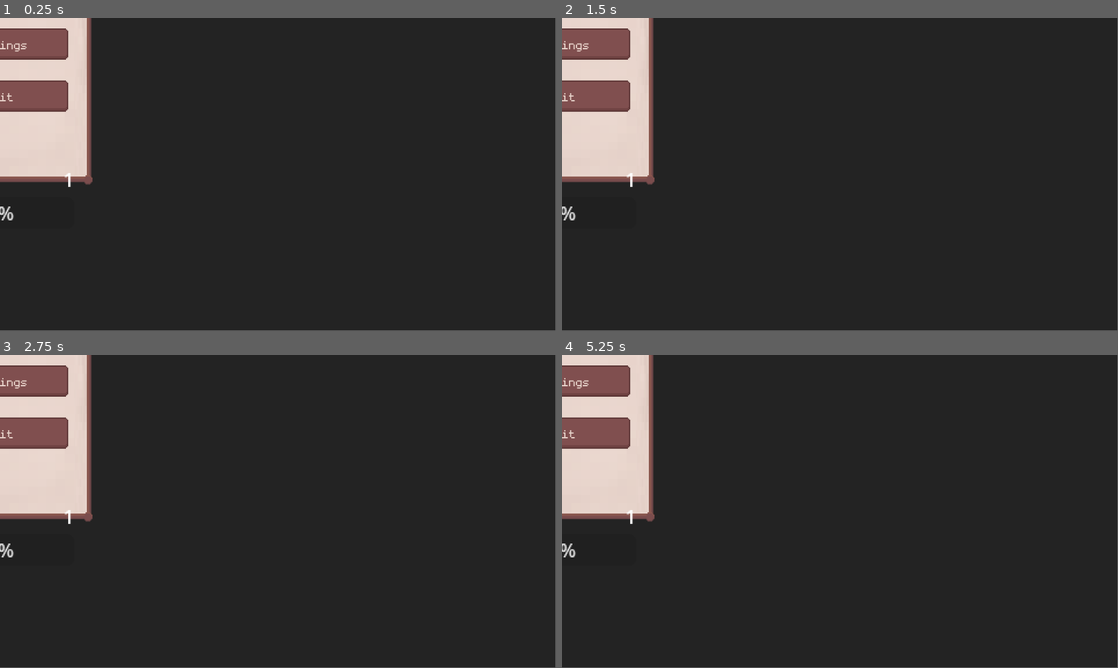
Above: before the commit, frames 1-4 (two rows, left to right).
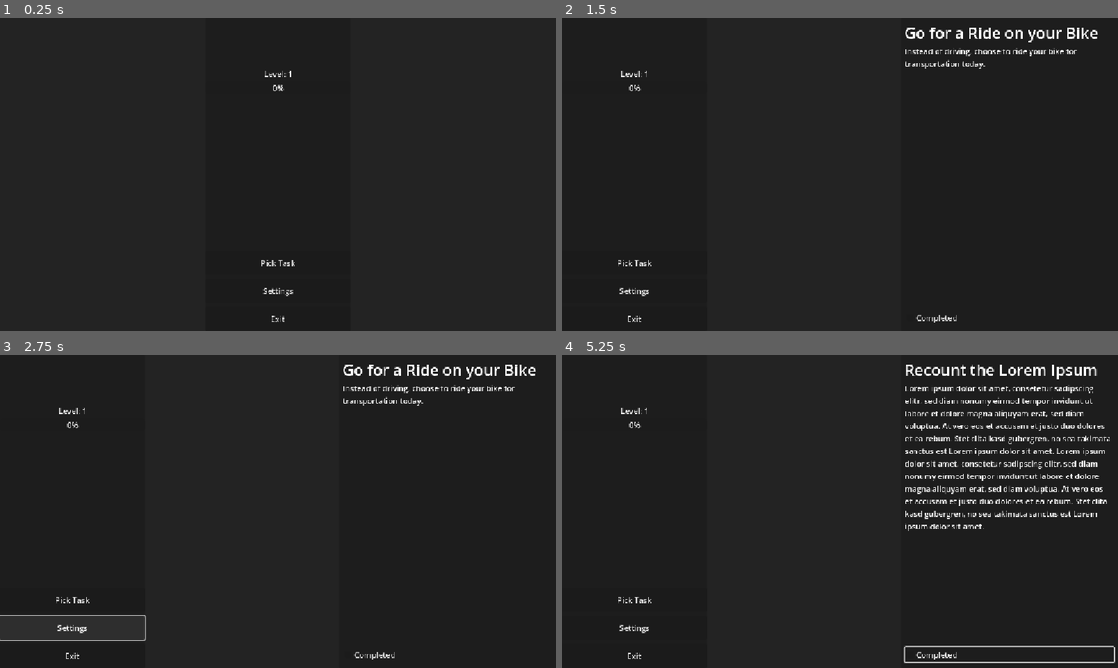
Above: after the commit, the same moments.

Repository: ThisOneLittleLight/greensteps
Game: Godot game, scene res://Scenes/main.tscn
Same seed, same stepped clock (60 frames per second), same inputs: the game is played once before the commit and once after it.
Inputs (mouse positions are in pixels of both pictures, inside the frame that each line leads up to):
- Up to frame 1 (0.25 s): no input
- Up to frame 2 (1.5 s): click (840, 262) at 0.5 s, where only the run after the commit has a clickable "Pick Task"; click (673, 174) at 1.27 s
- Up to frame 3 (2.75 s): click (72, 627) at 2 s, where only the run after the commit has a clickable "Settings"
- Up to frame 4 (5.25 s): click (1006, 655) at 2.75 s, where only the run after the commit has a clickable "Completed"; click (634, 599) at 3.5 s, where only the run after the commit has a clickable "Pick Task"; click (673, 511) at 4.27 s; click (1006, 655) at 5 s, where only the run after the commit has a clickable "Completed"
In our replay, the window is 799x449 before the commit and 800x450 after it. These sizes can differ from the game's own. Grey fills any space a smaller window leaves; there, only what the larger window draws over its background counts as a difference.

The runs differ from the first frame. In frame 1, 8.9% of the frame differs, in the area x 0-53%, y 0-98%; in frame 2, 9.8%; in frame 3, 10%; in frame 4, 13%, in the area x 0-100%, y 0-99%.

Commit message:
Refactor UI to use TaskButton and update layouts
Replaces task selection buttons with new TaskButton component in the task picker menu and updates related scene layouts for consistency. Adds TaskButton.gd script and scene, refactors TaskPickerMenu.gd to use TaskButton signals, and updates ActiveTaskView and ControlView for improved structure. Removes unused resources and adjusts project display settings for better scaling.

Diff:
--- a/Scenes/Components/active_task_view.tscn
+++ b/Scenes/Components/active_task_view.tscn
@@ -1,12 +1,12 @@
-[gd_scene load_steps=5 format=3 uid="uid://cgdi475j7v23c"]
+[gd_scene load_steps=3 format=3 uid="uid://cgdi475j7v23c"]
 
 [ext_resource type="Script" uid="uid://b372pqgpurki1" path="res://Scripts/Runtime/Views/ActiveTaskView.gd" id="1_yqr6c"]
-[ext_resource type="Texture2D" uid="uid://ct4jsb7gx6ag8" path="res://Sprites/PanelNineSlice.png" id="2_nw6tf"]
-[ext_resource type="LabelSettings" uid="uid://ducj34ep8g8jx" path="res://UiRes/HeadlineLabel.tres" id="3_1in1j"]
-[ext_resource type="LabelSettings" uid="uid://canad02lvntqp" path="res://UiRes/TextLabel.tres" id="4_auo46"]
+
+[sub_resource type="LabelSettings" id="LabelSettings_yqr6c"]
+font_size = 32
 
 [node name="ActiveTaskView" type="Control" node_paths=PackedStringArray("task_name_label", "task_desc_label", "task_complete_check")]
-custom_minimum_size = Vector2(256, 256)
+custom_minimum_size = Vector2(450, 400)
 layout_mode = 3
 anchors_preset = 15
 anchor_right = 1.0
@@ -14,59 +14,44 @@
 grow_horizontal = 2
 grow_vertical = 2
 script = ExtResource("1_yqr6c")
-task_name_label = NodePath("NinePatchRect/VBoxContainer/TaskNameLabel")
-task_desc_label = NodePath("NinePatchRect/VBoxContainer/TaskDescriptionLabel")
-task_complete_check = NodePath("NinePatchRect/VBoxContainer/CheckBox")
+task_name_label = NodePath("Panel/VBoxContainer/TaskName")
+task_desc_label = NodePath("Panel/VBoxContainer/TaskDesc")
+task_complete_check = NodePath("Panel/VBoxContainer/CheckBox")
 
-[node name="NinePatchRect" type="NinePatchRect" parent="."]
+[node name="Panel" type="Panel" parent="."]
 layout_mode = 1
 anchors_preset = 15
 anchor_right = 1.0
 anchor_bottom = 1.0
 grow_horizontal = 2
 grow_vertical = 2
-texture = ExtResource("2_nw6tf")
-patch_margin_left = 16
-patch_margin_top = 16
-patch_margin_right = 16
-patch_margin_bottom = 16
 
-[node name="VBoxContainer" type="VBoxContainer" parent="NinePatchRect"]
+[node name="VBoxContainer" type="VBoxContainer" parent="Panel"]
+custom_minimum_size = Vector2(300, 300)
 layout_mode = 1
 anchors_preset = 15
 anchor_right = 1.0
 anchor_bottom = 1.0
-offset_left = 20.0
-offset_top = 20.0
-offset_right = -20.0
-offset_bottom = -20.0
+offset_left = 8.0
+offset_top = 8.0
+offset_right = -8.0
+offset_bottom = -12.0
 grow_horizontal = 2
 grow_vertical = 2
-theme_override_constants/separation = 8
-alignment = 1
 
-[node name="TitleLabel" type="Label" parent="NinePatchRect/VBoxContainer"]
+[node name="TaskName" type="Label" parent="Panel/VBoxContainer"]
+custom_minimum_size = Vector2(300, 0)
 layout_mode = 2
-theme_override_font_sizes/font_size = 40
-text = "Active Task"
-label_settings = ExtResource("3_1in1j")
-horizontal_alignment = 1
+text = "Task Name"
+label_settings = SubResource("LabelSettings_yqr6c")
 
-[node name="TaskNameLabel" type="Label" parent="NinePatchRect/VBoxContainer"]
+[node name="TaskDesc" type="Label" parent="Panel/VBoxContainer"]
+custom_minimum_size = Vector2(300, 0)
 layout_mode = 2
-theme_override_font_sizes/font_size = 32
-text = "TaskName"
-label_settings = ExtResource("4_auo46")
-
-[node name="TaskDescriptionLabel" type="Label" parent="NinePatchRect/VBoxContainer"]
-custom_minimum_size = Vector2(256, 256)
-layout_mode = 2
-size_flags_vertical = 1
-theme_override_font_sizes/font_size = 16
 text = "Lorem ipsum dolor sit amet, consetetur sadipscing elitr, sed diam nonumy eirmod tempor invidunt ut labore et do …(481 unchanged characters)…
-label_settings = ExtResource("4_auo46")
 autowrap_mode = 2
 
-[node name="CheckBox" type="CheckBox" parent="NinePatchRect/VBoxContainer"]
+[node name="CheckBox" type="CheckBox" parent="Panel/VBoxContainer"]
 layout_mode = 2
+size_flags_vertical = 10
 text = "Completed"
--- a/Scenes/Components/control_view.tscn
+++ b/Scenes/Components/control_view.tscn
@@ -1,66 +1,83 @@
-[gd_scene load_steps=4 format=3 uid="uid://cvw0scffae3a4"]
+[gd_scene load_steps=3 format=3 uid="uid://dxgbcbic6rsub"]
 
-[ext_resource type="Texture2D" uid="uid://ct4jsb7gx6ag8" path="res://Sprites/PanelNineSlice.png" id="1_ecjsf"]
 [ext_resource type="Script" uid="uid://c3s4ec1epigoa" path="res://Scripts/Runtime/Views/ControlView.gd" id="1_trk4u"]
-[ext_resource type="Theme" uid="uid://bvpcsvt5d56ug" path="res://UiRes/pressable_button.tres" id="3_8aqji"]
+[ext_resource type="Script" uid="uid://c5u0eokic1b2b" path="res://Scripts/Runtime/Views/LevelProgressView.gd" id="2_gpi8j"]
 
-[node name="ControlView" type="Control" node_paths=PackedStringArray("add_task_button", "settings_button", "quit_button")]
-custom_minimum_size = Vector2(160, 256)
+[node name="control_view" type="Control" node_paths=PackedStringArray("add_task_button", "settings_button", "quit_button")]
+custom_minimum_size = Vector2(300, 300)
 layout_mode = 3
-anchors_preset = 15
-anchor_right = 1.0
+anchor_right = 0.26000002
 anchor_bottom = 1.0
-offset_right = -1760.0
-offset_bottom = -824.0
-grow_horizontal = 2
+offset_right = -299.52002
 grow_vertical = 2
 script = ExtResource("1_trk4u")
-add_task_button = NodePath("NinePatchRect/VBoxContainer/Button")
-settings_button = NodePath("NinePatchRect/VBoxContainer/Button2")
-quit_button = NodePath("NinePatchRect/VBoxContainer/Button3")
+add_task_button = NodePath("Panel/VBoxContainer2/VBoxContainer/Button")
+settings_button = NodePath("Panel/VBoxContainer2/VBoxContainer/Button2")
+quit_button = NodePath("Panel/VBoxContainer2/VBoxContainer/Button3")
 
-[node name="NinePatchRect" type="NinePatchRect" parent="."]
+[node name="Panel" type="Panel" parent="."]
 layout_mode = 1
 anchors_preset = 15
 anchor_right = 1.0
 anchor_bottom = 1.0
 grow_horizontal = 2
 grow_vertical = 2
-texture = ExtResource("1_ecjsf")
-patch_margin_left = 16
-patch_margin_top = 16
-patch_margin_right = 16
-patch_margin_bottom = 16
 
-[node name="VBoxContainer" type="VBoxContainer" parent="NinePatchRect"]
+[node name="VBoxContainer2" type="VBoxContainer" parent="Panel"]
 layout_mode = 1
 anchors_preset = 15
 anchor_right = 1.0
 anchor_bottom = 1.0
-offset_left = 20.0
-offset_top = 20.0
-offset_right = -20.0
-offset_bottom = -20.0
 grow_horizontal = 2
 grow_vertical = 2
-theme_override_constants/separation = 16
-alignment = 1
 
-[node name="Button" type="Button" parent="NinePatchRect/VBoxContainer"]
-custom_minimum_size = Vector2(16, 16)
+[node name="Control2" type="Control" parent="Panel/VBoxContainer2"]
+custom_minimum_size = Vector2(0, 100)
+layout_mode = 2
+
+[node name="Control" type="Control" parent="Panel/VBoxContainer2" node_paths=PackedStringArray("level_progress_bar", "level_label")]
+custom_minimum_size = Vector2(200, 200)
+layout_mode = 2
+size_flags_vertical = 8
+script = ExtResource("2_gpi8j")
+level_progress_bar = NodePath("VBoxContainer/LevelProgress")
+level_label = NodePath("VBoxContainer/LevelLabel")
+
+[node name="VBoxContainer" type="VBoxContainer" parent="Panel/VBoxContainer2/Control"]
+layout_mode = 1
+anchors_preset = 15
+anchor_right = 1.0
+anchor_bottom = 1.0
+grow_horizontal = 2
+grow_vertical = 2
+
+[node name="LevelLabel" type="Label" parent="Panel/VBoxContainer2/Control/VBoxContainer"]
+layout_mode = 2
+text = "Level: XX"
+horizontal_alignment = 1
+
+[node name="LevelProgress" type="ProgressBar" parent="Panel/VBoxContainer2/Control/VBoxContainer"]
+layout_mode = 2
+size_flags_vertical = 8
+
+[node name="VBoxContainer" type="VBoxContainer" parent="Panel/VBoxContainer2"]
+layout_mode = 2
+size_flags_vertical = 10
+theme_override_constants/separation = 8
+
+[node name="Button" type="Button" parent="Panel/VBoxContainer2/VBoxContainer"]
+custom_minimum_size = Vector2(200, 50)
 layout_mode = 2
 size_flags_vertical = 0
-theme = ExtResource("3_8aqji")
 text = "Pick Task"
 
-[node name="Button2" type="Button" parent="NinePatchRect/VBoxContainer"]
-custom_minimum_size = Vector2(16, 16)
+[node name="Button2" type="Button" parent="Panel/VBoxContainer2/VBoxContainer"]
+custom_minimum_size = Vector2(200, 50)
 layout_mode = 2
-theme = ExtResource("3_8aqji")
 text = "Settings"
 
-[node name="Button3" type="Button" parent="NinePatchRect/VBoxContainer"]
-custom_minimum_size = Vector2(16, 16)
+[node name="Button3" type="Button" parent="Panel/VBoxContainer2/VBoxContainer"]
+custom_minimum_size = Vector2(200, 50)
 layout_mode = 2
-theme = ExtResource("3_8aqji")
-text = "Quit"
+size_flags_vertical = 8
+text = "Exit"
--- /dev/null
+++ b/Scenes/Components/control_view_old.tscn
@@ -0,0 +1,62 @@
+[gd_scene load_steps=4 format=3 uid="uid://cvw0scffae3a4"]
+
+[ext_resource type="Script" uid="uid://c3s4ec1epigoa" path="res://Scripts/Runtime/Views/ControlView.gd" id="1_sbpv6"]
+[ext_resource type="Texture2D" uid="uid://ct4jsb7gx6ag8" path="res://Sprites/PanelNineSlice.png" id="2_bvoty"]
+[ext_resource type="Theme" uid="uid://bvpcsvt5d56ug" path="res://UiRes/pressable_button.tres" id="3_ankso"]
+
+[node name="ControlView" type="Control" node_paths=PackedStringArray("add_task_button", "settings_button", "quit_button")]
+custom_minimum_size = Vector2(160, 256)
+layout_mode = 3
+anchors_preset = 0
+offset_right = 160.0
+offset_bottom = 256.0
+script = ExtResource("1_sbpv6")
+add_task_button = NodePath("NinePatchRect/VBoxContainer/Button")
+settings_button = NodePath("NinePatchRect/VBoxContainer/Button2")
+quit_button = NodePath("NinePatchRect/VBoxContainer/Button3")
+
+[node name="NinePatchRect" type="NinePatchRect" parent="."]
+layout_mode = 1
+anchors_preset = 15
+anchor_right = 1.0
+anchor_bottom = 1.0
+grow_horizontal = 2
+grow_vertical = 2
+texture = ExtResource("2_bvoty")
+patch_margin_left = 16
+patch_margin_top = 16
+patch_margin_right = 16
+patch_margin_bottom = 16
+
+[node name="VBoxContainer" type="VBoxContainer" parent="NinePatchRect"]
+layout_mode = 1
+anchors_preset = 15
+anchor_right = 1.0
+anchor_bottom = 1.0
+offset_left = 20.0
+offset_top = 20.0
+offset_right = -20.0
+offset_bottom = -20.0
+grow_horizontal = 2
+grow_vertical = 2
+theme_override_constants/separation = 16
+alignment = 1
+
+[node name="Button" type="Button" parent="NinePatchRect/VBoxContainer"]
+custom_minimum_size = Vector2(16, 16)
+layout_mode = 2
+size_flags_vertical = 0
+theme = ExtResource("3_ankso")
+text = "Pick Task"
+
+[node name="Button2" type="Button" parent="NinePatchRect/VBoxContainer"]
+custom_minimum_size = Vector2(16, 16)
+layout_mode = 2
+theme = ExtResource("3_ankso")
+text = "Settings"
+
+[node name="Button3" type="Button" parent="NinePatchRect/VBoxContainer"]
+custom_minimum_size = Vector2(16, 16)
+layout_mode = 2
+theme = ExtResource("3_ankso")
+text = "Quit"
--- /dev/null
+++ b/Scenes/Components/task_button.tscn
@@ -0,0 +1,70 @@
+[gd_scene load_steps=4 format=3 uid="uid://bdkva5pwefvfa"]
+
+[ext_resource type="Script" uid="uid://c3xesgpw68117" path="res://Scripts/Runtime/Tasks/TaskButton.gd" id="1_wlnl2"]
+
+[sub_resource type="LabelSettings" id="LabelSettings_5sal6"]
+font_size = 32
+
+[sub_resource type="LabelSettings" id="LabelSettings_wlnl2"]
+font_size = 24
+
+[node name="TaskButton" type="Control" node_paths=PackedStringArray("task_name_label", "task_desc_label", "task_value_label", "button")]
+custom_minimum_size = Vector2(450, 300)
+layout_mode = 3
+anchors_preset = 15
+anchor_right = 1.0
+anchor_bottom = 1.0
+grow_horizontal = 2
+grow_vertical = 2
+script = ExtResource("1_wlnl2")
+task_name_label = NodePath("Panel/VBoxContainer/Label")
+task_desc_label = NodePath("Panel/VBoxContainer/Label2")
+task_value_label = NodePath("Panel/VBoxContainer/Label3")
+button = NodePath("Button")
+
+[node name="Panel" type="Panel" parent="."]
+layout_mode = 1
+anchors_preset = 15
+anchor_right = 1.0
+anchor_bottom = 1.0
+grow_horizontal = 2
+grow_vertical = 2
+
+[node name="VBoxContainer" type="VBoxContainer" parent="Panel"]
+layout_mode = 1
+anchors_preset = 15
+anchor_right = 1.0
+anchor_bottom = 1.0
+offset_left = 8.0
+offset_top = 8.0
+offset_right = -8.0
+offset_bottom = -8.0
+grow_horizontal = 2
+grow_vertical = 2
+
+[node name="Label" type="Label" parent="Panel/VBoxContainer"]
+layout_mode = 2
+text = "Task Name"
+label_settings = SubResource("LabelSettings_5sal6")
+horizontal_alignment = 1
+
+[node name="Label2" type="Label" parent="Panel/VBoxContainer"]
+custom_minimum_size = Vector2(200, 200)
+layout_mode = 2
+text = "Lorem ipsum dolor sit amet, consetetur sadipscing elitr, sed diam nonumy eirmod tempor invidunt ut labore et dolore magna aliquyam erat, sed diam voluptua. At vero eos et accusam et justo duo dolores et ea rebum. Stet clita kasd gubergren, no sea takimata sanctus est Lorem ipsum dolor sit amet. Lorem ipsum dolor sit amet, consetetur sadipscing elitr, sed diam nonumy eirmod tempor invidunt ut labore et dolore magna aliquyam erat, sed diam voluptua. At vero eos et accusam et justo duo dolores et ea rebum. Stet clita kasd gubergren, no sea takimata sanctus est Lorem ipsum dolor sit amet."
+autowrap_mode = 2
+
+[node name="Label3" type="Label" parent="Panel/VBoxContainer"]
+layout_mode = 2
+size_flags_vertical = 10
+text = "Task Value: XXX"
+label_settings = SubResource("LabelSettings_wlnl2")
+
+[node name="Button" type="Button" parent="."]
+layout_mode = 1
+anchors_preset = 15
+anchor_right = 1.0
+anchor_bottom = 1.0
+grow_horizontal = 2
+grow_vertical = 2
+theme_type_variation = &"FlatButton"
--- a/Scenes/Menues/start_menu.tscn
+++ b/Scenes/Menues/start_menu.tscn
@@ -1,22 +1,19 @@
-[gd_scene load_steps=5 format=3 uid="uid://cshohs0kpy2en"]
+[gd_scene load_steps=4 format=3 uid="uid://cshohs0kpy2en"]
 
 [ext_resource type="Script" uid="uid://dkplkxxeap4ar" path="res://Scripts/Runtime/Menu/StartMenu.gd" id="1_ie1ca"]
 [ext_resource type="PackedScene" uid="uid://cgdi475j7v23c" path="res://Scenes/Components/active_task_view.tscn" id="2_8qwoi"]
-[ext_resource type="PackedScene" uid="uid://cvw0scffae3a4" path="res://Scenes/Components/control_view.tscn" id="2_jw3l7"]
-[ext_resource type="Script" uid="uid://c5u0eokic1b2b" path="res://Scripts/Runtime/Views/LevelProgressView.gd" id="3_ryl43"]
+[ext_resource type="PackedScene" uid="uid://dxgbcbic6rsub" path="res://Scenes/Components/control_view.tscn" id="2_jw3l7"]
 
 [node name="StartMenu" type="Control" node_paths=PackedStringArray("active_task_view", "control_view")]
 layout_mode = 3
 anchors_preset = 15
 anchor_right = 1.0
 anchor_bottom = 1.0
-offset_right = -960.0
-offset_bottom = -540.0
 grow_horizontal = 2
 grow_vertical = 2
 script = ExtResource("1_ie1ca")
-active_task_view = NodePath("HBoxContainer/VBoxContainer/HBoxContainer/ActiveTaskView")
-control_view = NodePath("HBoxContainer/VBoxContainer/HBoxContainer/VBoxContainer/ControlView")
+active_task_view = NodePath("HBoxContainer/ActiveTaskView")
+control_view = NodePath("HBoxContainer/control_view")
 
 [node name="HBoxContainer" type="HBoxContainer" parent="."]
 layout_mode = 1
@@ -27,59 +24,9 @@
 grow_vertical = 2
 alignment = 1
 
-[node name="VBoxContainer" type="VBoxContainer" parent="HBoxContainer"]
-custom_minimum_size = Vector2(512, 0)
-layout_mode = 2
-size_flags_horizontal = 6
-alignment = 1
-
-[node name="Label" type="Label" parent="HBoxContainer/VBoxContainer"]
-layout_mode = 2
-theme_override_font_sizes/font_size = 32
-text = "START MENU"
-horizontal_alignment = 1
-
-[node name="HBoxContainer" type="HBoxContainer" parent="HBoxContainer/VBoxContainer"]
-layout_mode = 2
-size_flags_vertical = 3
-
-[node name="VBoxContainer" type="VBoxContainer" parent="HBoxContainer/VBoxContainer/HBoxContainer"]
-layout_mode = 2
-size_flags_horizontal = 3
-alignment = 1
-
-[node name="ControlView" parent="HBoxContainer/VBoxContainer/HBoxContainer/VBoxContainer" instance=ExtResource("2_jw3l7")]
-layout_mode = 2
-size_flags_horizontal = 6
-size_flags_vertical = 6
-
-[node name="LevelView" type="Control" parent="HBoxContainer/VBoxContainer/HBoxContainer/VBoxContainer" node_paths=PackedStringArray("level_progress_bar", "level_label")]
-layout_mode = 2
-size_flags_horizontal = 4
-size_flags_vertical = 6
-script = ExtResource("3_ryl43")
-level_progress_bar = NodePath("VBoxContainer/ProgressBar")
-level_label = NodePath("VBoxContainer/Label")
-
-[node name="VBoxContainer" type="VBoxContainer" parent="HBoxContainer/VBoxContainer/HBoxContainer/VBoxContainer/LevelView"]
-layout_mode = 1
-anchors_preset = 15
-anchor_right = 1.0
-anchor_bottom = 1.0
-grow_horizontal = 2
-grow_vertical = 2
-
-[node name="Label" type="Label" parent="HBoxContainer/VBoxContainer/HBoxContainer/VBoxContainer/LevelView/VBoxContainer"]
-layout_mode = 2
-text = "Level: XX"
-horizontal_alignment = 3
-
-[node name="ProgressBar" type="ProgressBar" parent="HBoxContainer/VBoxContainer/HBoxContainer/VBoxContainer/LevelView/VBoxContainer"]
-custom_minimum_size = Vector2(128, 0)
+[node name="control_view" parent="HBoxContainer" instance=ExtResource("2_jw3l7")]
 layout_mode = 2
 
-[node name="ActiveTaskView" parent="HBoxContainer/VBoxContainer/HBoxContainer" instance=ExtResource("2_8qwoi")]
-custom_minimum_size = Vector2(288, 256)
+[node name="ActiveTaskView" parent="HBoxContainer" instance=ExtResource("2_8qwoi")]
 layout_mode = 2
-size_flags_horizontal = 3
-size_flags_vertical = 3
+size_flags_horizontal = 10
--- a/Scenes/Menues/task_picker_menu.tscn
+++ b/Scenes/Menues/task_picker_menu.tscn
@@ -1,71 +1,30 @@
-[gd_scene load_steps=5 format=3 uid="uid://ba8nkw5gqtdeb"]
+[gd_scene load_steps=3 format=3 uid="uid://ba8nkw5gqtdeb"]
 
 [ext_resource type="Script" uid="uid://bq1b48am5mi8y" path="res://Scripts/Runtime/Menu/TaskPickerMenu.gd" id="1_j2u4a"]
-[ext_resource type="LabelSettings" uid="uid://ducj34ep8g8jx" path="res://UiRes/HeadlineLabel.tres" id="2_dsrnp"]
-[ext_resource type="Texture2D" uid="uid://ct4jsb7gx6ag8" path="res://Sprites/PanelNineSlice.png" id="3_usdf5"]
-[ext_resource type="Theme" uid="uid://bvpcsvt5d56ug" path="res://UiRes/pressable_button.tres" id="4_se473"]
+[ext_resource type="PackedScene" uid="uid://bdkva5pwefvfa" path="res://Scenes/Components/task_button.tscn" id="2_dsrnp"]
 
-[node name="TaskPickerMenu" type="Control" node_paths=PackedStringArray("option_1_button", "option_2_button")]
+[node name="TaskPickerMenu" type="Control" node_paths=PackedStringArray("task_buttons")]
 layout_mode = 3
 anchors_preset = 15
 anchor_right = 1.0
 anchor_bottom = 1.0
-offset_right = -1440.0
-offset_bottom = -810.0
 grow_horizontal = 2
 grow_vertical = 2
-scale = Vector2(2, 2)
 script = ExtResource("1_j2u4a")
-option_1_button = NodePath("NinePatchRect/VBoxContainer/HBoxContainer/Button")
-option_2_button = NodePath("NinePatchRect/VBoxContainer/HBoxContainer/Button2")
+task_buttons = [NodePath("HBoxContainer/TaskButton"), NodePath("HBoxContainer/TaskButton2")]
 
-[node name="NinePatchRect" type="NinePatchRect" parent="."]
+[node name="HBoxContainer" type="HBoxContainer" parent="."]
 layout_mode = 1
 anchors_preset = 15
 anchor_right = 1.0
 anchor_bottom = 1.0
 grow_horizontal = 2
 grow_vertical = 2
-texture = ExtResource("3_usdf5")
-patch_margin_left = 16
-patch_margin_top = 16
-patch_margin_right = 16
-patch_margin_bottom = 16
-
-[node name="VBoxContainer" type="VBoxContainer" parent="NinePatchRect"]
-layout_mode = 1
-anchors_preset = 15
-anchor_right = 1.0
-anchor_bottom = 1.0
-offset_left = 40.0
-offset_top = 40.0
-offset_right = -40.0
-offset_bottom = -40.0
-grow_horizontal = 2
-grow_vertical = 2
-
-[node name="Label" type="Label" parent="NinePatchRect/VBoxContainer"]
-layout_mode = 2
-text = "Pick your Task!"
-label_settings = ExtResource("2_dsrnp")
-horizontal_alignment = 1
-
-[node name="HBoxContainer" type="HBoxContainer" parent="NinePatchRect/VBoxContainer"]
-custom_minimum_size = Vector2(128, 128)
-layout_mode = 2
-size_flags_vertical = 3
 alignment = 1
 
-[node name="Button" type="Button" parent="NinePatchRect/VBoxContainer/HBoxContainer"]
-custom_minimum_size = Vector2(32, 32)
+[node name="TaskButton" parent="HBoxContainer" instance=ExtResource("2_dsrnp")]
 layout_mode = 2
-size_flags_horizontal = 6
-size_flags_vertical = 4
-theme = ExtResource("4_se473")
+size_flags_horizontal = 2
 
-[node name="Button2" type="Button" parent="NinePatchRect/VBoxContainer/HBoxContainer"]
-custom_minimum_size = Vector2(32, 32)
+[node name="TaskButton2" parent="HBoxContainer" instance=ExtResource("2_dsrnp")]
 layout_mode = 2
-size_flags_horizontal = 6
-size_flags_vertical = 4
-theme = ExtResource("4_se473")
--- a/Scenes/main.tscn
+++ b/Scenes/main.tscn
@@ -33,5 +33,3 @@
 color = Color(0.13725491, 0.13725491, 0.13725491, 1)
 
 [node name="CanvasLayer" type="CanvasLayer" parent="."]
-scale = Vector2(2, 2)
-transform = Transform2D(2, 0, 0, 2, 0, 0)
--- a/Scripts/Runtime/Menu/TaskPickerMenu.gd
+++ b/Scripts/Runtime/Menu/TaskPickerMenu.gd
@@ -2,30 +2,23 @@
 class_name TaskPickerMenu
 
 
-@export var option_1_button : Button
-@export var option_2_button : Button
+@export var task_buttons : Array[TaskButton]
 
 var tasks : Array[Task]
 
 
 func _ready() -> void:
-	option_1_button.pressed.connect(_on_option_1_button_pressed)
-	option_2_button.pressed.connect(_on_option_2_button_pressed)
-
-
-func _on_option_1_button_pressed() -> void:
-	TaskManager.active_task = tasks[0]
-
-	Main.instance.open_menu(Main.Menues.START)
-
-
-func _on_option_2_button_pressed() -> void:
-	TaskManager.active_task = tasks[1]
-	Main.instance.open_menu(Main.Menues.START)
+	for button in task_buttons:
+		button.task_picked.connect(_on_task_picked)
 
 
 func open():
-	tasks = TaskManager.get_random_tasks(2)
+	tasks = TaskManager.get_random_tasks(task_buttons.size())
 
-	option_1_button.text = tasks[0].task_name
-	option_2_button.text = tasks[1].task_name
+	for i in range(tasks.size()):
+		task_buttons[i].set_values(tasks[i])
+
+
+func _on_task_picked(task : Task):
+	TaskManager.active_task = task
+	Main.instance.open_menu(Main.Menues.START)
--- /dev/null
+++ b/Scripts/Runtime/Tasks/TaskButton.gd
@@ -0,0 +1,29 @@
+extends Control
+class_name TaskButton
+
+
+const TASK_VALUE_TEXT : String = "Task value: "
+
+
+signal task_picked(task : Task)
+
+
+@export var task_name_label : Label
+@export var task_desc_label : Label
+@export var task_value_label : Label
+@export var button : Button
+
+
+var task : Task
+
+
+func _ready() -> void:
+	button.pressed.connect(func(): task_picked.emit(task))
+
+
+func set_values(n_task : Task):
+	task = n_task
+
+	task_name_label.text = task.task_name
+	task_desc_label.text = task.description
+	task_value_label.text = TASK_VALUE_TEXT + "0"
--- a/Scripts/Runtime/Views/ActiveTaskView.gd
+++ b/Scripts/Runtime/Views/ActiveTaskView.gd
@@ -8,13 +8,13 @@
 
 
 func show_active_task():
-    if TaskManager.active_task == null:
-        visible = false
-        return
+	if TaskManager.active_task == null:
+		visible = false
+		return
 
-    visible = true
+	visible = true
 
-    var active_task = TaskManager.active_task
-    task_name_label.text = active_task.task_name
-    task_desc_label.text = active_task.description
-    task_complete_check.toggle_mode = active_task.is_completed
+	var active_task = TaskManager.active_task
+	task_name_label.text = active_task.task_name
+	task_desc_label.text = active_task.description
+	task_complete_check.toggle_mode = active_task.is_completed
--- a/project.godot
+++ b/project.godot
@@ -22,10 +22,7 @@
 
 [display]
 
-window/size/viewport_width=1920
-window/size/viewport_height=1080
-window/size/window_width_override=960
-window/size/window_height_override=540
+window/stretch/mode="canvas_items"
 
 [rendering]
 
Not shown, added: Scripts/Runtime/Tasks/TaskButton.gd.uid
